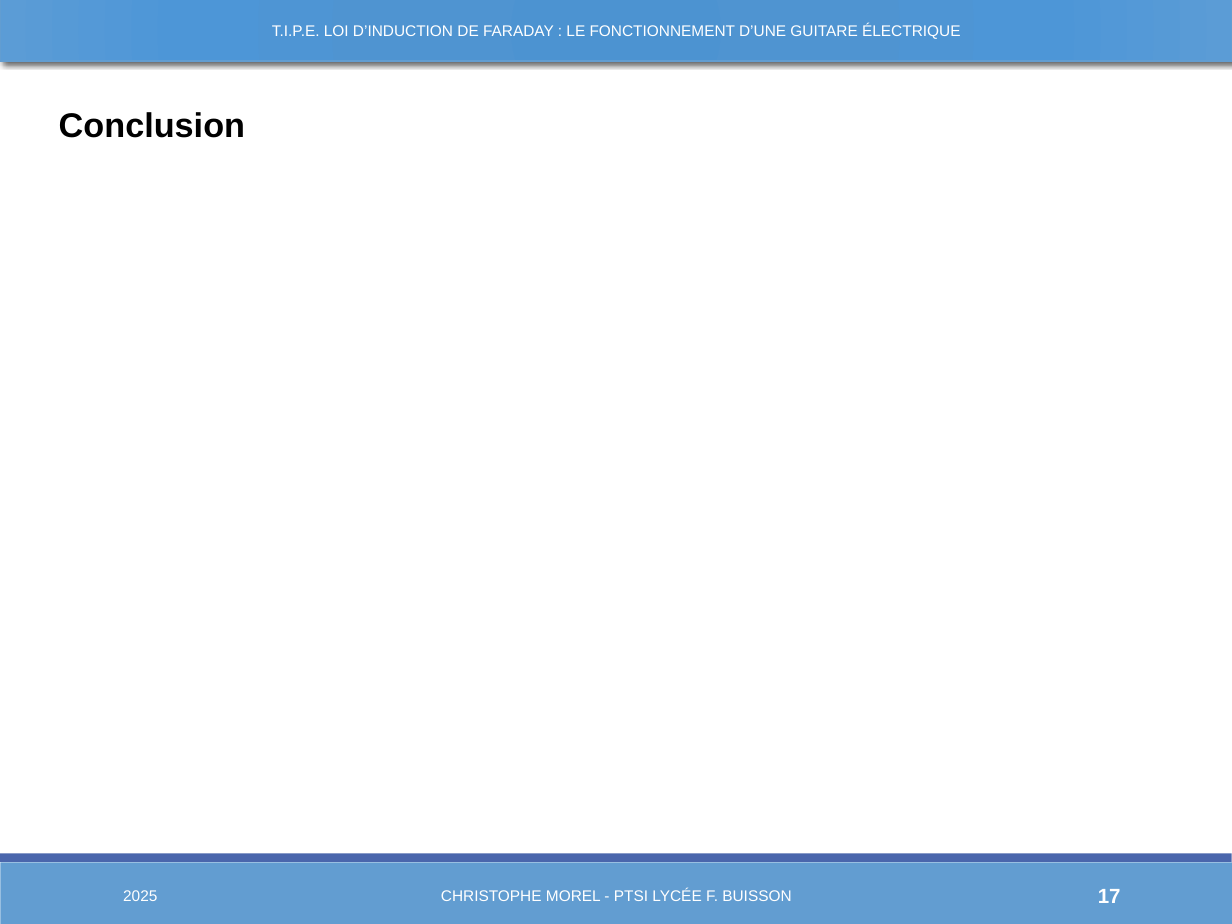
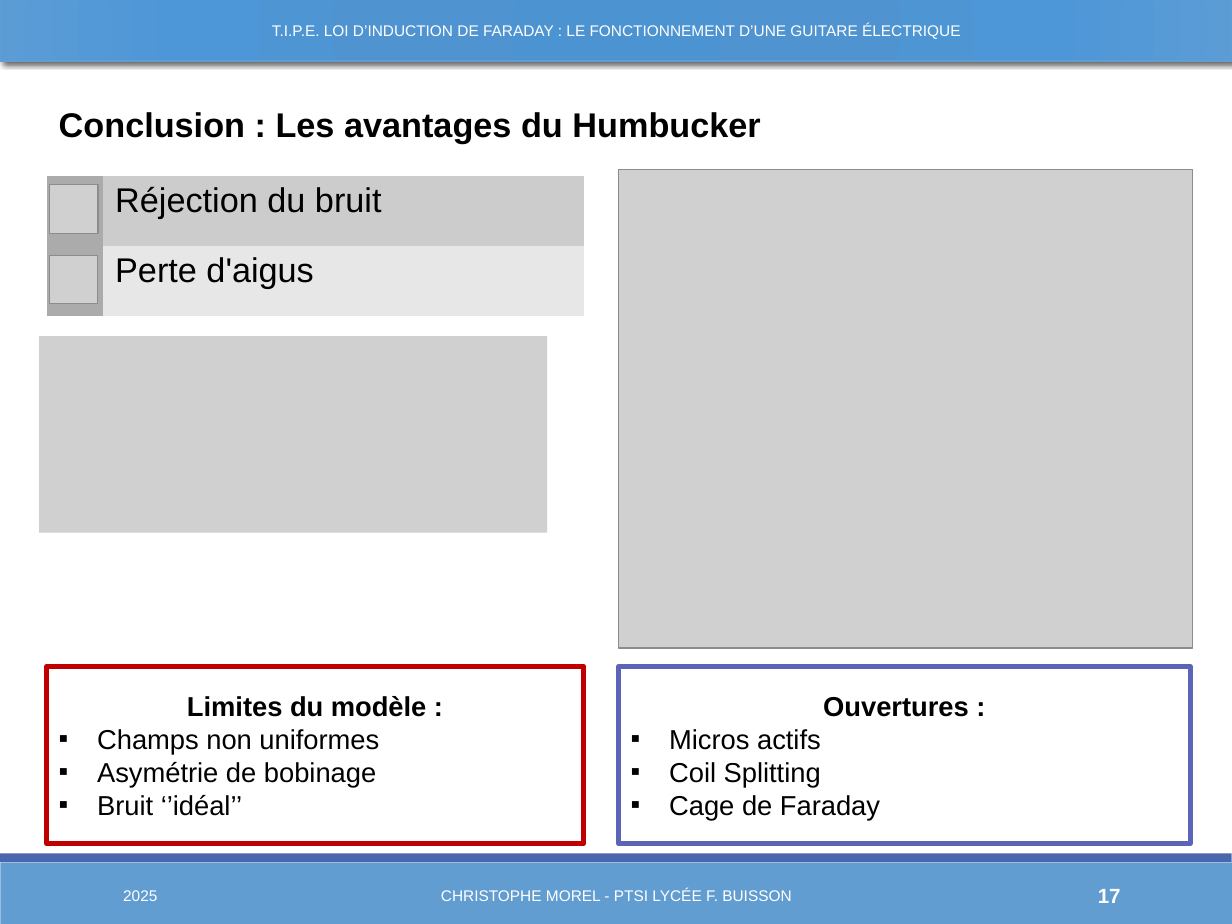
Before and after one commit to Chrismorel7/TIPE---Micro_guitare_elec, a slide deck: slide 17 of Views/Novembre.pptx. Drawn at 1232x924 pixels with LibreOffice and Linux fonts; fonts in the diff are those of the drawing; grey boxes stand for pictures. Boxes give left, top, right and bottom in pixels: in the first picture for what was removed or moved away, otherwise in the second. Text is boxed around its words. In the diff, an @@ line names an element or a change of style, - is before the commit and + after.

```diff
--- a/Views/Novembre.pptx
+++ b/Views/Novembre.pptx
@@ text at (59, 112, 760, 144): text changed @@
-Conclusion
+Conclusion : Les avantages du Humbucker
@@ table added at (47, 176, 584, 317), 2 rows, 2 columns @@
+ | Réjection du bruit
+ | Perte d'aigus
@@ picture added at (618, 170, 1193, 648) @@
@@ picture added at (49, 185, 97, 233) @@
@@ picture added at (49, 255, 97, 303) @@
@@ picture added at (39, 336, 547, 532) @@
@@ rectangle added at (47, 667, 584, 844), fill #FFFFFF, outline #C00000 3 pt, 16 pt, text #000000 @@
+Limites du modèle :
+▪ Champs non uniformes
+▪ Asymétrie de bobinage
+▪ Bruit ‘’idéal’’
@@ rectangle added at (618, 667, 1190, 844), fill #FFFFFF, outline #5C64B7 3 pt, 16 pt, text #000000 @@
+Ouvertures :
+▪ Micros actifs
+▪ Coil Splitting
+▪ Cage de Faraday
```
Also in this commit, not shown: 4 other slides changed, 18 other files.
